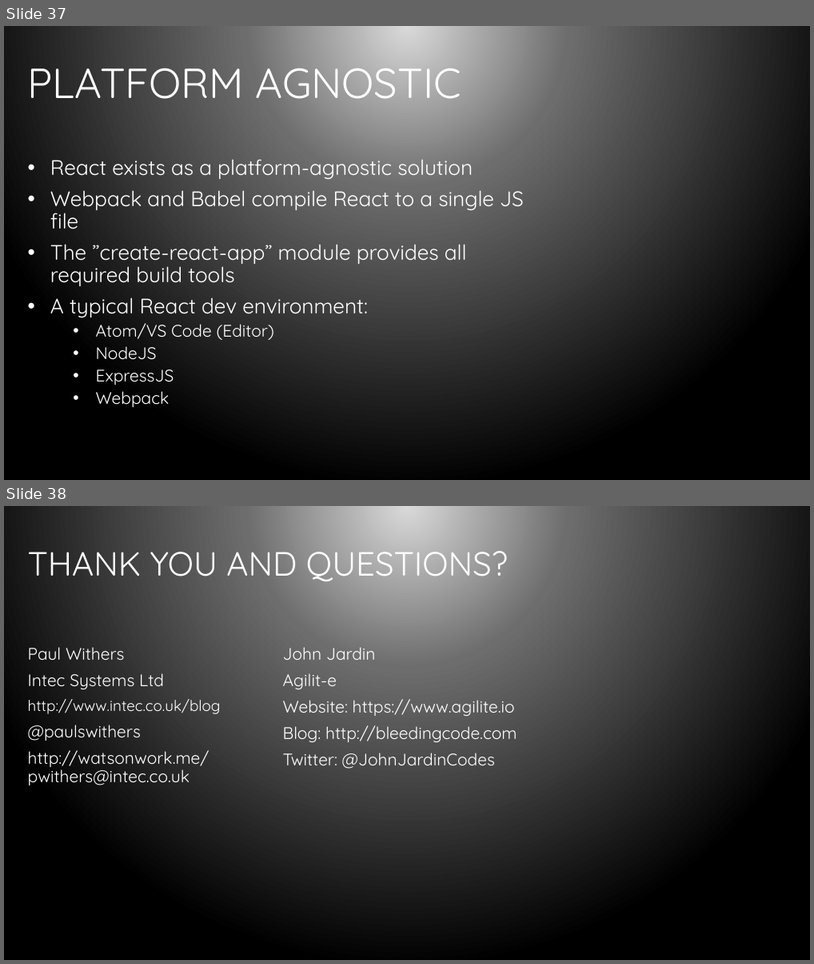
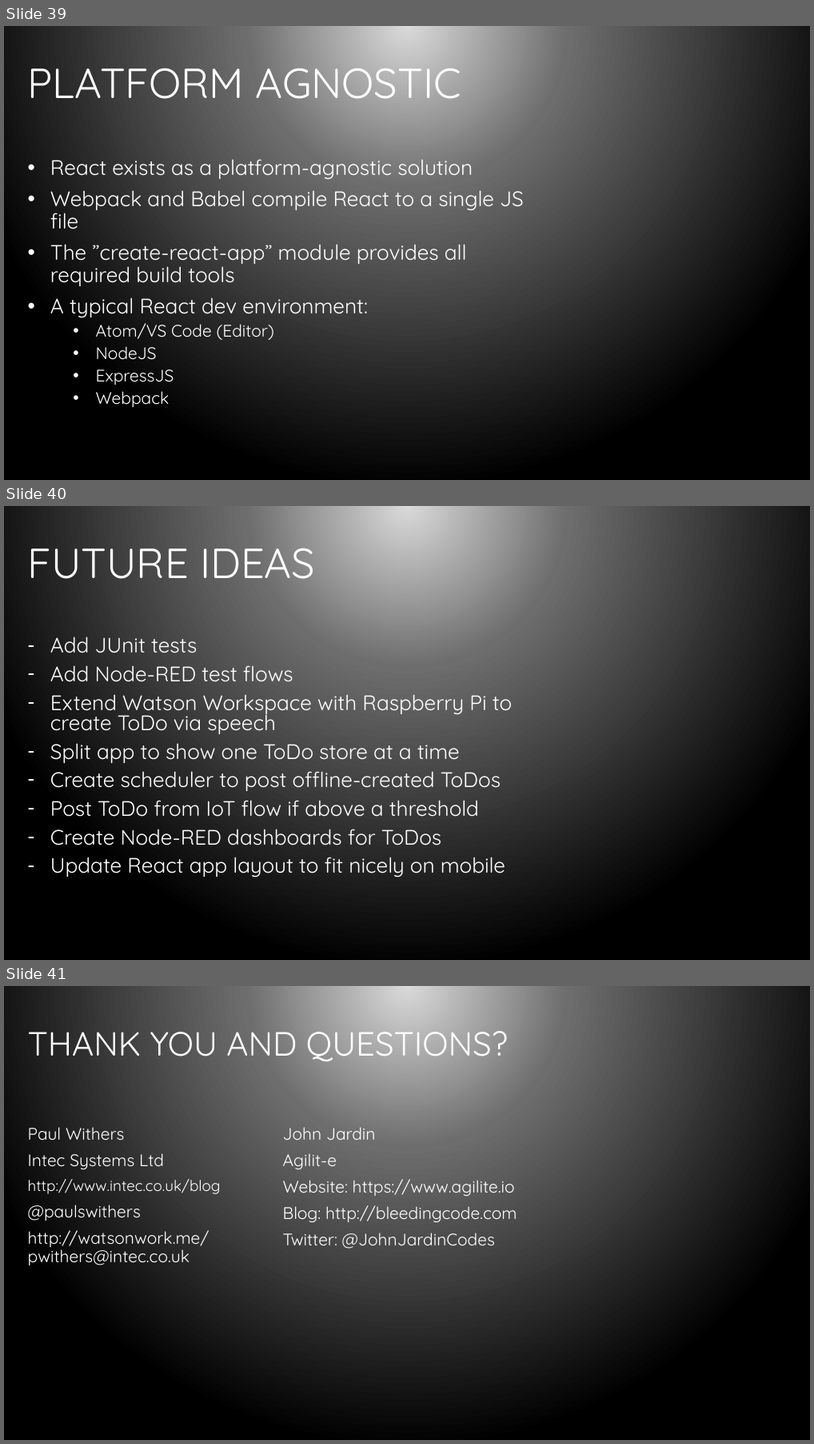
Before and after one commit to bleedingcode/domino-js-masterclass, a slide deck: presentation/8598 Domino and JS.pptx. Shown one above the other, each under a label of ours: slides 37 and 38 before the commit, slides 39, 40 and 41 after it. The pictures are 814x964 and 814x1444 pixels, drawn with LibreOffice and Linux fonts; fonts in the diff are those of the drawing; background and template pictures are left out. Boxes give left, top, right and bottom in pixels: in the first picture for what was removed or moved away, otherwise in the second. Text is boxed around its words. In the diff, an @@ line names an element or a change of style, - is before the commit and + after.

```diff
--- a/presentation/8598 Domino and JS.pptx
+++ b/presentation/8598 Domino and JS.pptx
@@ slide 40 added at [4,506,810,960], background gradient #D9D9D9 to #6D6D6D to #000000 @@
@@ title added at [28,548,315,579], 50 pt, text #FFFFFF @@
+FUTURE IDEAS
@@ text added at [50,636,512,877], 25 pt, text #FFFFFF @@
+– Add JUnit tests
+– Add Node-RED test flows
+– Extend Watson Workspace with Raspberry Pi to create ToDo via speech
+– Split app to show one ToDo store at a time
+– Create scheduler to post offline-created ToDos
+– Post ToDo from IoT flow if above a threshold
+– Create Node-RED dashboards for ToDos
+– Update React app layout to fit nicely on mobile
@@ what was slide 37 is now slide 39 @@
@@ what was slide 38 is now slide 41 @@
```
Also in this commit, not shown: 7 slides changed, 2 other slides added, 2 other files.
